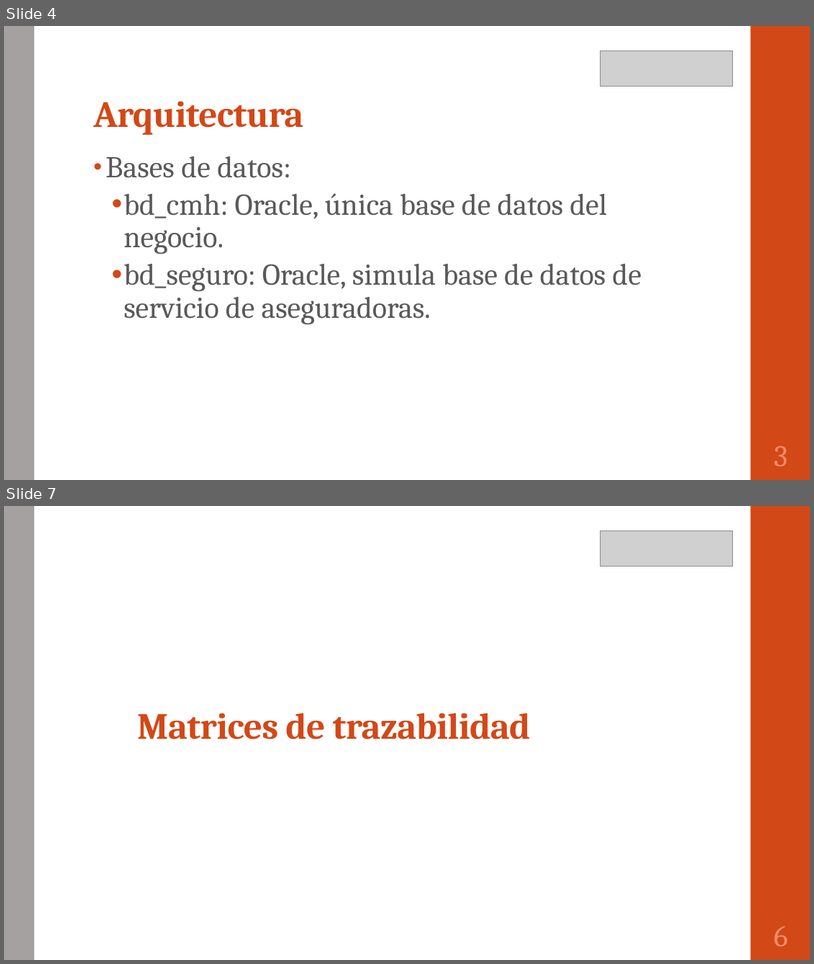
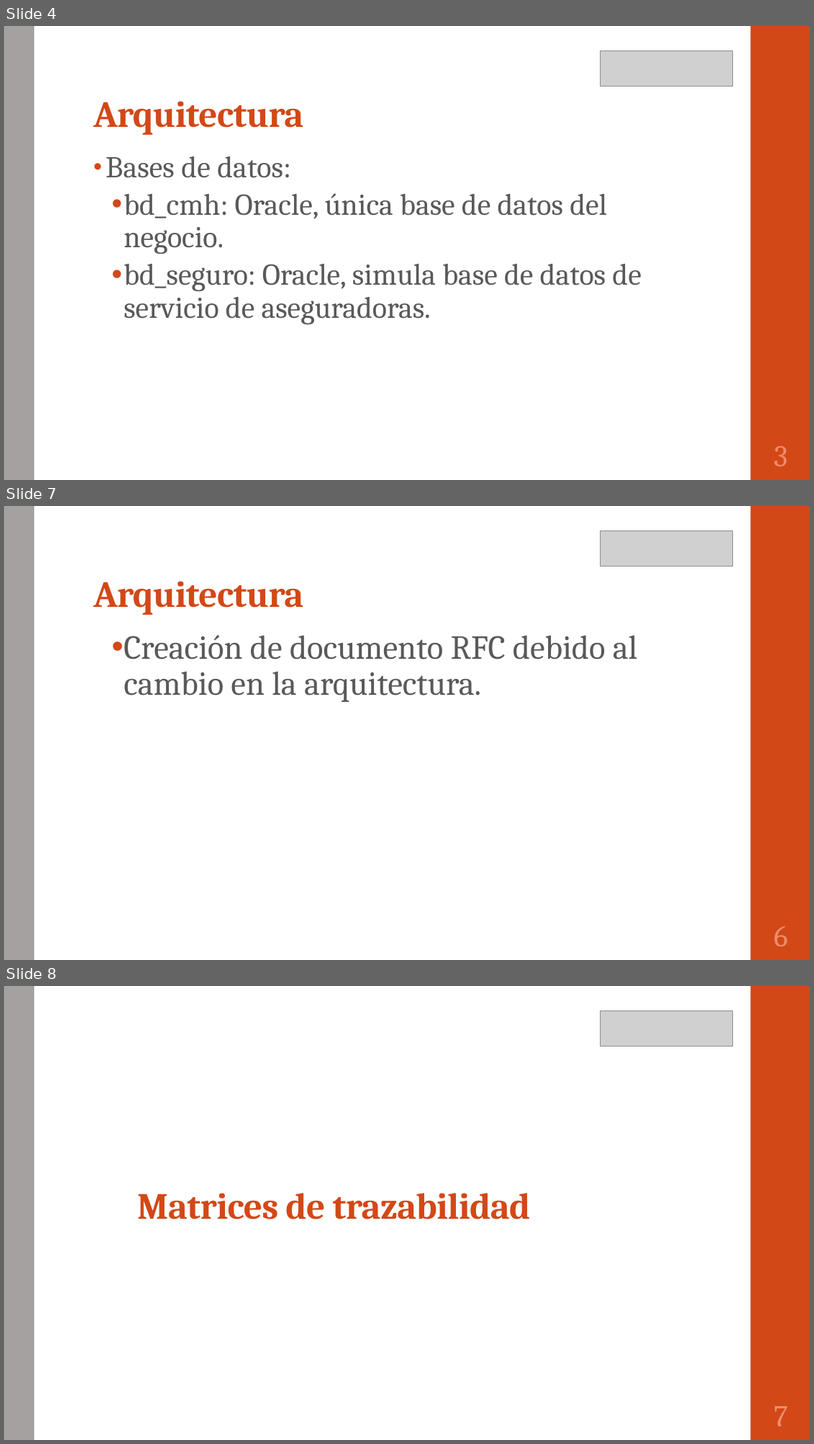
Before and after one commit to portafolio2016/hipocrates, a slide deck: presentación lunes 24 octubre 2016.pptx. Shown one above the other, each under a label of ours: slides 4 and 7 before the commit, slides 4, 7 and 8 after it; the slides between them are not shown. The pictures are 814x964 and 814x1444 pixels, drawn with LibreOffice and Linux fonts; fonts in the diff are those of the drawing; grey boxes stand for pictures. Boxes give left, top, right and bottom in pixels: in the first picture for what was removed or moved away, otherwise in the second. Text is boxed around its words. In the diff, an @@ line names an element or a change of style, - is before the commit and + after.

```diff
--- a/presentación lunes 24 octubre 2016.pptx
+++ b/presentación lunes 24 octubre 2016.pptx
@@ slide 7 added at <box>4,506,810,960</box>, background #FFFFFF; not listed: 2 template elements that a slide beside it also shows @@
@@ picture added at <box>601,530,733,565</box> @@
@@ title added at <box>93,581,304,615</box>, 44 pt, text #D34817, bold @@
+Arquitectura
@@ text added at <box>124,635,638,702</box>, 40 pt, text #595959 @@
+  • Creación de documento RFC debido al cambio en la arquitectura.
@@ page number added at <box>774,926,789,946</box>, 36 pt, text #EF8C6A @@
+6
@@ what was slide 7 is now slide 8 @@
@@ page number at <box>774,1406,789,1426</box>: text changed @@
-6
+7
```
Also in this commit, not shown: 3 slides changed, 1 other slide added.
